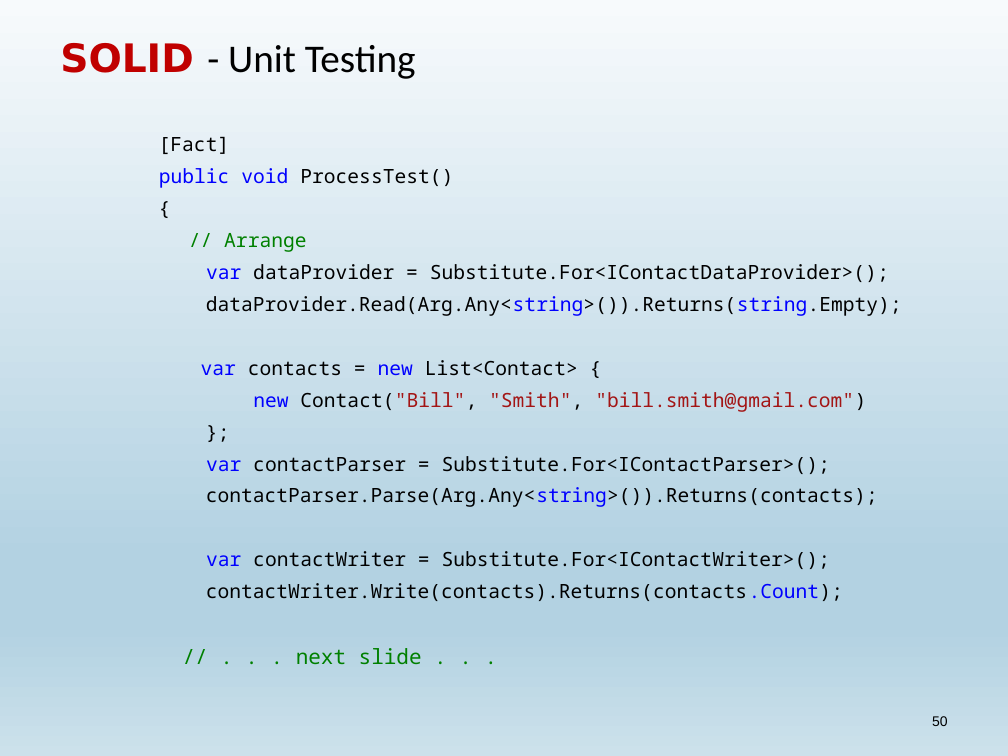
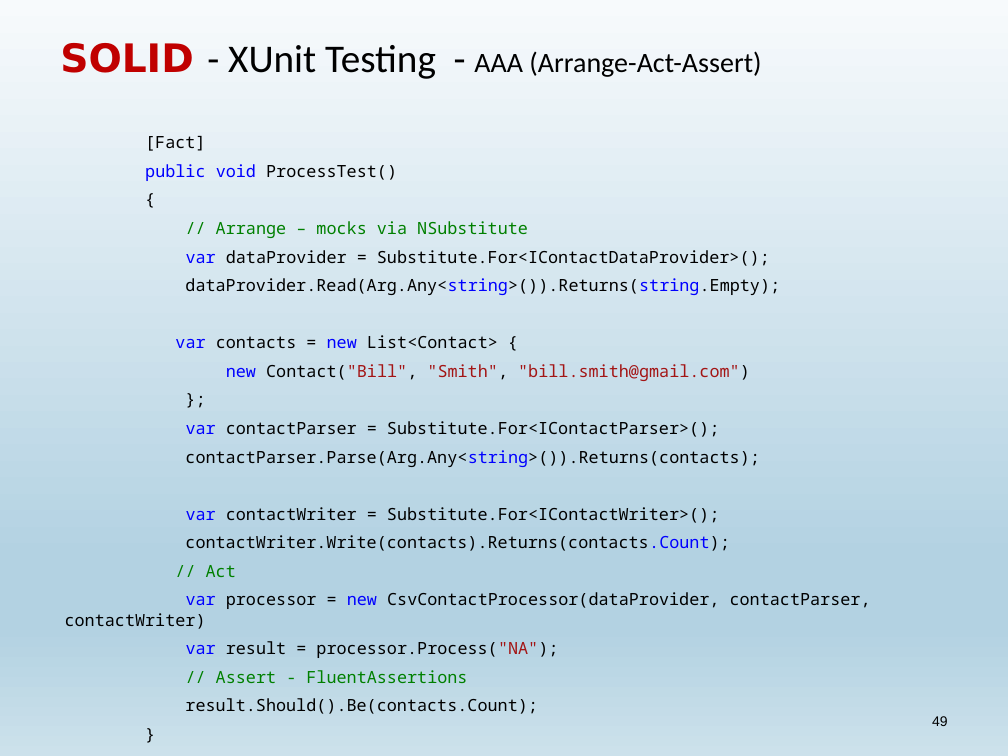
Before and after one commit to dgebert/presentations, a slide deck: slide 49 of SOLID.pptx (slide 50 before the commit). Drawn at 1008x756 pixels with LibreOffice and Linux fonts; fonts in the diff are those of the drawing. Boxes give left, top, right and bottom in pixels: in the first picture for what was removed or moved away, otherwise in the second. Text is boxed around its words. In the diff, an @@ line names an element or a change of style, - is before the commit and + after.

```diff
--- a/SOLID.pptx
+++ b/SOLID.pptx
@@ title at [60,43,761,79]: text changed; size 28 to 20 pt @@
-SOLID - Unit Testing
+SOLID - XUnit Testing - AAA (Arrange-Act-Assert)
@@ text at [145,136,780,551]: size 14 to 12 pt in "[Fact]", "public void ProcessTest()", "{", "var dataProvider = Substitute.For<IContactDataProvider>();" and 8 more places @@
@@ text at [216,221,528,238]: text changed; size 14 to 12 pt @@
-// Arrange
+// Arrange – mocks via NSubstitute
@@ text at [65,565,871,714]: text changed; size 15 to 12 pt; text colour #008000 to #000000 @@
-// . . . next slide . . .
+// Act
+var processor = new CsvContactProcessor(dataProvider, contactParser, contactWriter)
+var result = processor.Process("NA");
+// Assert - FluentAssertions
+result.Should().Be(contacts.Count);
+}
@@ page number at [932,716,948,726]: text changed @@
-50
+49
```
Also in this commit, not shown: 13 other slides changed, 1 slide added, 3 slides removed.
